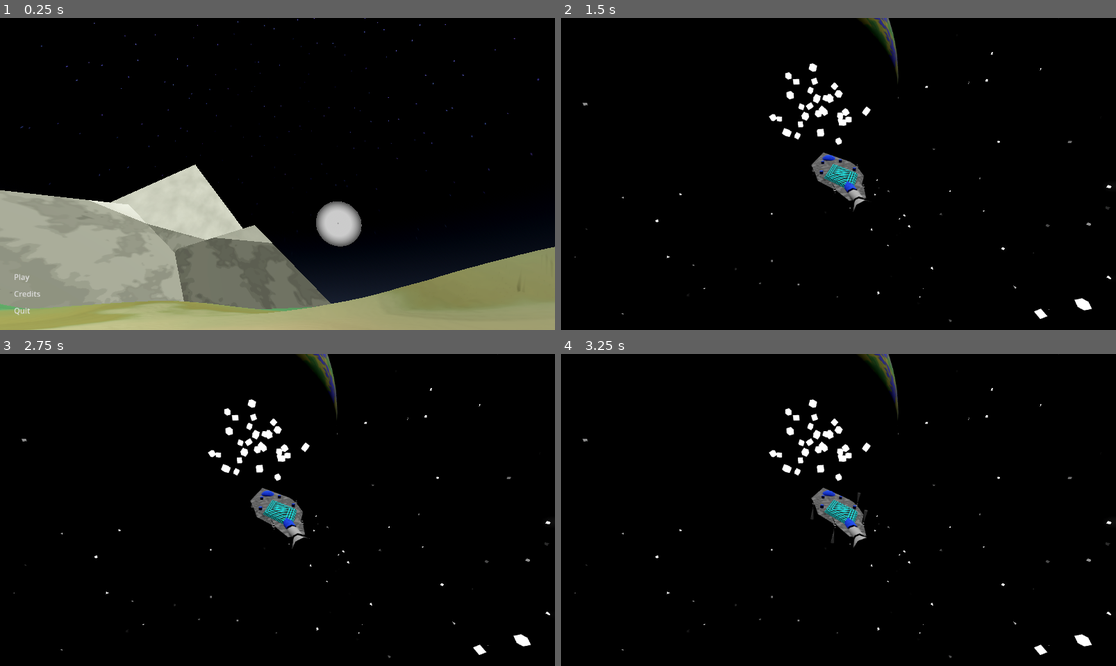
Above: before the commit, frames 1-4 (two rows, left to right).
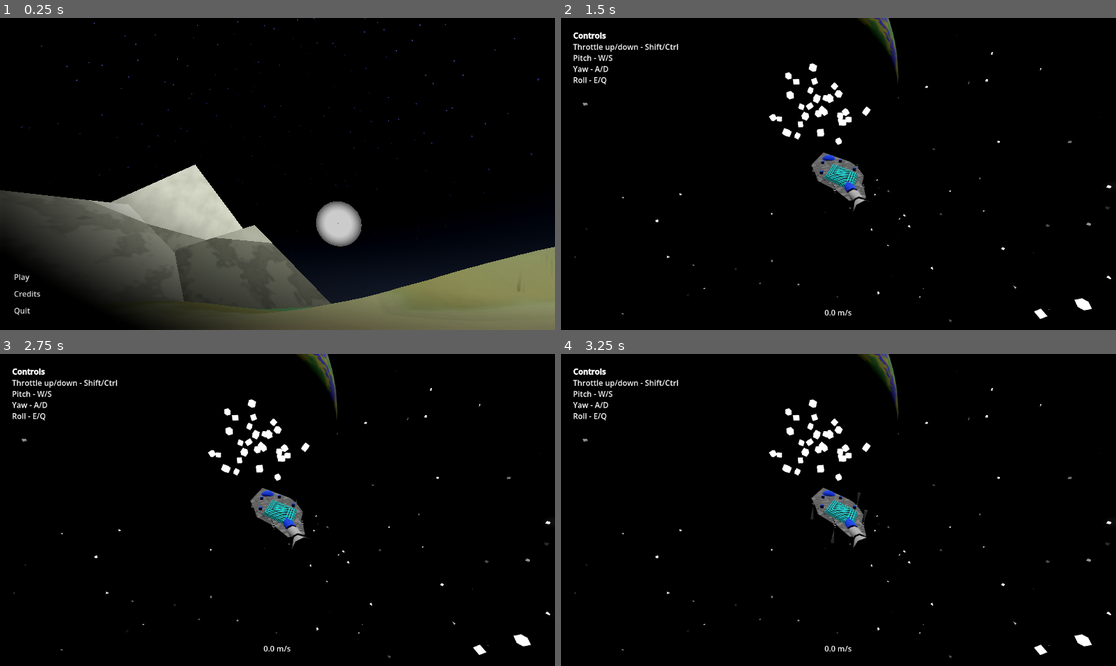
Above: after the commit, the same moments.

Repository: Ortley/black-hole-stars
Game: Godot game, scene res://scene/init.tscn
Two runs of this game, one before a commit and one after it. Both use one fixed random seed, a clock stepped at 60 frames per second and the inputs below.
Inputs (mouse positions are in pixels of both pictures, inside the frame that each line leads up to):
- Up to frame 1 (0.25 s): no input
- Up to frame 2 (1.5 s): click "Play" at 0.5 s; tap Enter at 1.25 s; move the mouse to (960, 158) at 1.27 s; hold E (roll_right) from 1.28 s (still down); hold Space (sas) from 1.28 s (still down); click (960, 158) at 1.42 s
- Up to frame 3 (2.75 s): move the mouse to (166, 525) at 2.02 s; release E (roll_right) at 2.03 s; release Space (sas) at 2.03 s; hold Down from 2.03 s (still down); tap S (test_cam_backward) at 2.1 s
- Up to frame 4 (3.25 s): move the mouse to (894, 441) at 2.77 s; release Down at 2.78 s; hold E (roll_right) from 2.78 s (still down); tap W (test_cam_forward) at 2.85 s

The runs differ from the first frame. In frame 1, 22% of the frame differs, in the area x 0-100%, y 34-100%; in frame 2, 0.5%; in frame 3, 0.5%; in frame 4, 0.5%.

Commit message:
Make UI visible on game + vignette on title screen

Diff:
--- a/scene/game.tscn
+++ b/scene/game.tscn
@@ -808,7 +808,6 @@
 
 [node name="UI" type="CanvasLayer" parent="." unique_id=1299511746]
 layer = 3
-visible = false
 
 [node name="Control" type="Control" parent="UI" unique_id=1822024654]
 layout_mode = 3
--- a/scene/init.tscn
+++ b/scene/init.tscn
@@ -310,6 +310,16 @@
 
 [sub_resource type="Curve3D" id="Curve3D_42rhp"]
 
+[sub_resource type="Gradient" id="Gradient_4jbsl"]
+offsets = PackedFloat32Array(0.63583815, 0.89017344)
+colors = PackedColorArray(0, 0, 0, 0, 0, 0, 0, 1)
+
+[sub_resource type="GradientTexture2D" id="GradientTexture2D_2a4qf"]
+gradient = SubResource("Gradient_4jbsl")
+fill = 1
+fill_from = Vector2(1, 0)
+fill_to = Vector2(0, 1)
+
 [sub_resource type="GDScript" id="GDScript_afm41"]
 resource_name = "main-menu-manager"
 script/source = "extends HBoxContainer
@@ -444,6 +454,15 @@
 anchor_bottom = 1.0
 grow_horizontal = 2
 grow_vertical = 2
+
+[node name="TextureRect" type="TextureRect" parent="UI" unique_id=1643043416]
+layout_mode = 1
+anchors_preset = 15
+anchor_right = 1.0
+anchor_bottom = 1.0
+grow_horizontal = 2
+grow_vertical = 2
+texture = SubResource("GradientTexture2D_2a4qf")
 
 [node name="MarginContainer" type="MarginContainer" parent="UI" unique_id=253790081]
 layout_mode = 1
